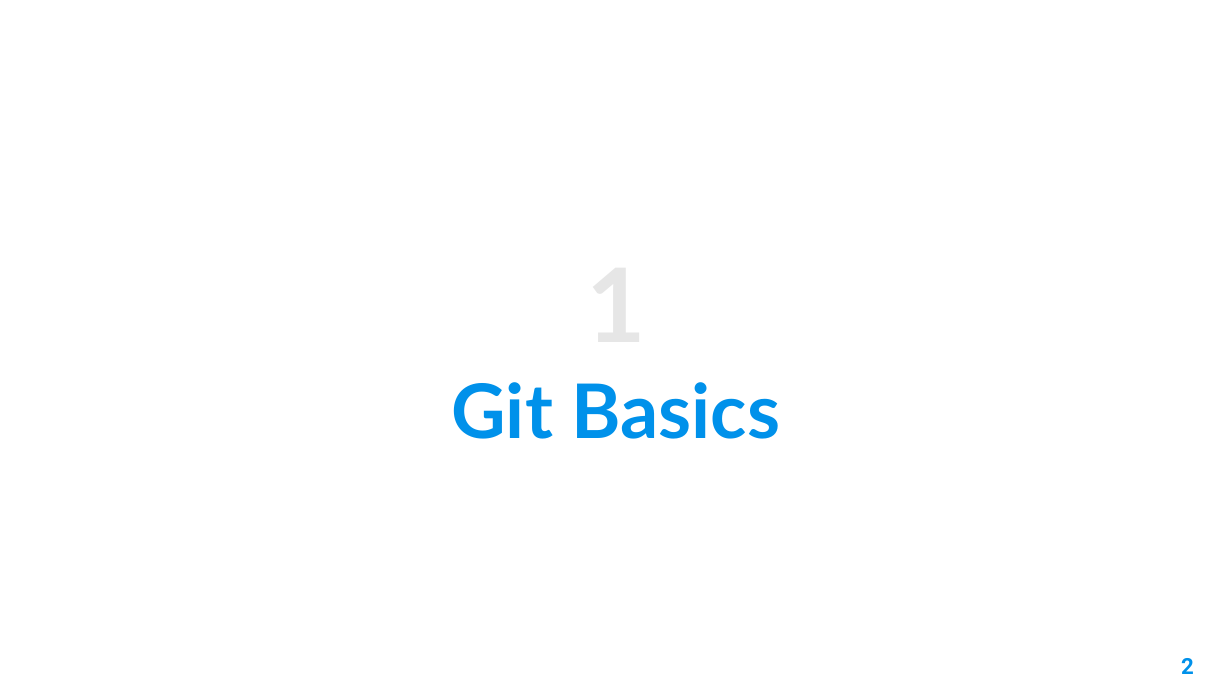
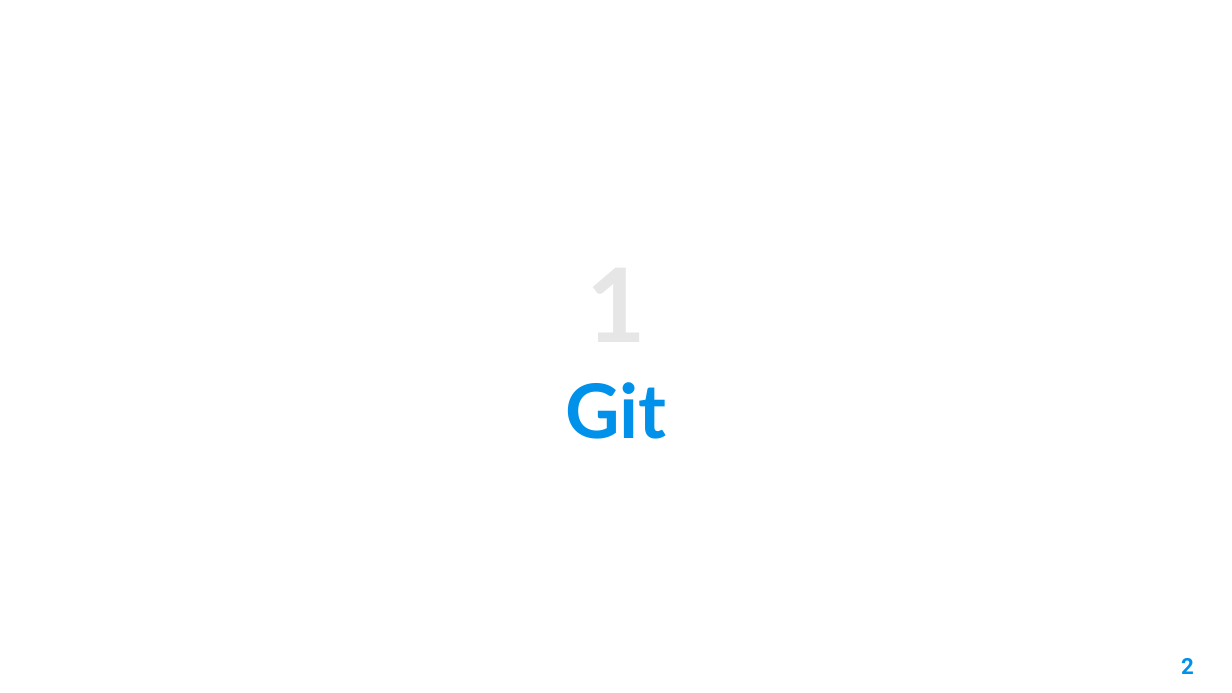
Before and after one commit to AleeRezaa/learn-python, a slide deck: slide 2 of 1 Git Basics.pptx. Drawn at 1232x693 pixels with LibreOffice and Linux fonts; fonts in the diff are those of the drawing; background and template pictures are left out. Boxes give left, top, right and bottom in pixels: in the first picture for what was removed or moved away, otherwise in the second. Text is boxed around its words. In the diff, an @@ line names an element or a change of style, - is before the commit and + after.

Commit message:
update sections of git basics

```diff
--- a/1 Git Basics.pptx
+++ b/1 Git Basics.pptx
@@ title at (565,382,667,439): text changed @@
-Git Basics
+Git
```
Also in this commit, not shown: 1 slide added.
